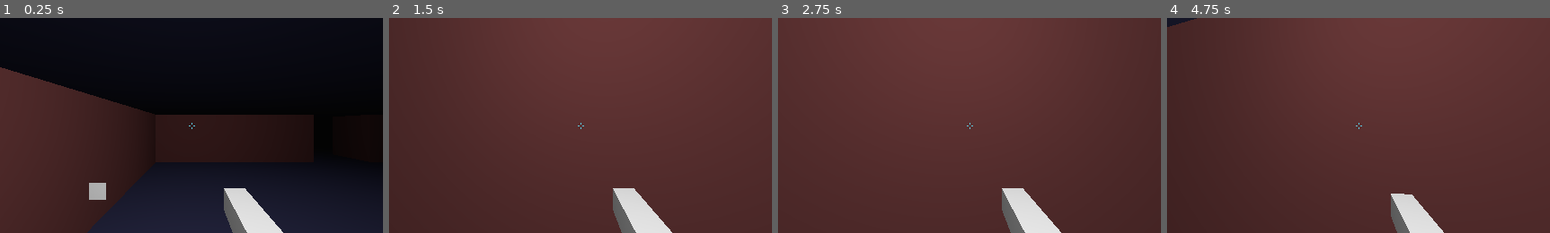
Above: before the commit, frames 1-4 (left to right).
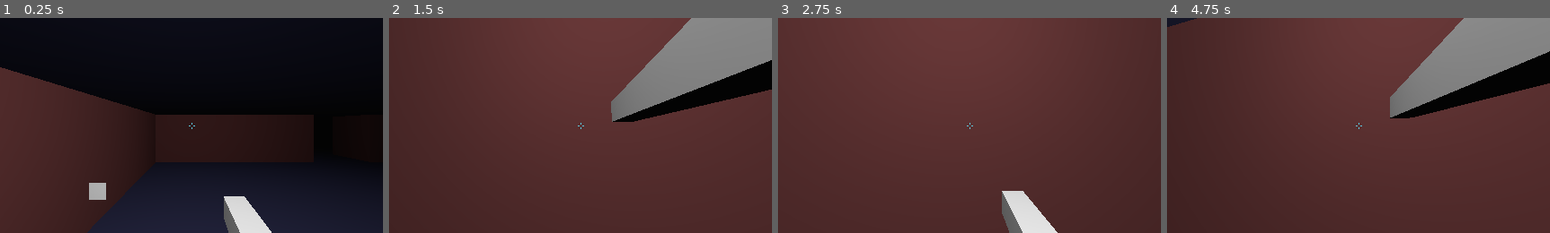
Above: after the commit, the same moments.

Repository: enumox/godot-wild-jam-4
Game: Godot game, scene res://Game.tscn
Two runs of this game, one before a commit and one after it. Both use one fixed random seed, a clock stepped at 60 frames per second and the inputs below. The engine's default icon, where the game draws it, is replaced by a stand-in: a white triangle on a blue panel in a dark square.
Inputs (mouse positions are in pixels of both pictures, inside the frame that each line leads up to):
- Up to frame 1 (0.25 s): no input
- Up to frame 2 (1.5 s): tap Enter (ui_accept) at 0.5, 0.77, 1.07 s; move the mouse to (599, 125) at 0.52 s; press the mouse at (599, 125) at 0.53 s; hold W (move_forward) from 0.53 s (still down); tap 4 (select_grenade_launcher, bound only after the commit) at 0.8, 1.35 s; move the mouse to (561, 125) at 1.27 s; release the mouse at (561, 125) at 1.28 s
- Up to frame 3 (2.75 s): keep holding W (move_forward); tap Enter (ui_accept) at 1.52, 1.82 s; tap 3 (select_machine_gun, bound only after the commit) at 1.55 s; move the mouse to (977, 121) at 2.02 s; hold 3 (select_machine_gun, bound only after the commit) from 2.03 s (still down); tap 1 (select_pistol, bound only after the commit) at 2.3 s
- Up to frame 4 (4.75 s): keep holding W (move_forward); move the mouse to (1354, 129) at 2.77 s; release 3 (select_machine_gun, bound only after the commit) at 2.78 s; tap 1 (select_pistol, bound only after the commit) at 2.85 s; tap Enter (ui_accept) at 3.02, 3.32, 3.77, 3.8, 4.07, 4.35, 4.52 s; tap 2 (select_shotgun, bound only after the commit) at 3.05 s; move the mouse to (1389, 127) at 3.52 s; hold 2 (select_shotgun, bound only after the commit) 3.53-4.28 s; move the mouse to (1327, 123) at 4.27 s; click (1327, 123) at 4.55 s

The runs differ from the first frame. In frame 1, 1.0% of the frame differs, in the area x 58-74%, y 79-100%; in frame 2, 15%, in the area x 57-100%, y 0-100%; in frame 3, 0.3%; in frame 4, 15%.

Commit message:
Weapon selection

Diff:
--- a/Game.tscn
+++ b/Game.tscn
@@ -194,85 +194,6 @@
 margin = 0.04
 points = PoolVector3Array( -2.5, 3, 12.5, 2.5, 3, -12.5, 2.5, 3, 12.5, -2.5, 3, -12.5, -2.5, -3, 12.5, 2.5, -3, -12.5,  …(280 unchanged characters)…
 
-[sub_resource type="Environment" id=7]
-
-background_mode = 0
-background_sky_custom_fov = 0.0
-background_color = Color( 0, 0, 0, 1 )
-background_energy = 1.0
-background_canvas_max_layer = 0
-ambient_light_color = Color( 0, 0, 0, 1 )
-ambient_light_energy = 1.0
-ambient_light_sky_contribution = 1.0
-fog_enabled = false
-fog_color = Color( 0.5, 0.6, 0.7, 1 )
-fog_sun_color = Color( 1, 0.9, 0.7, 1 )
-fog_sun_amount = 0.0
-fog_depth_enabled = true
-fog_depth_begin = 10.0
-fog_depth_curve = 1.0
-fog_transmit_enabled = false
-fog_transmit_curve = 1.0
-fog_height_enabled = false
-fog_height_min = 0.0
-fog_height_max = 100.0
-fog_height_curve = 1.0
-tonemap_mode = 0
-tonemap_exposure = 1.0
-tonemap_white = 1.0
-auto_exposure_enabled = false
-auto_exposure_scale = 0.4
-auto_exposure_min_luma = 0.05
-auto_exposure_max_luma = 8.0
-auto_exposure_speed = 0.5
-ss_reflections_enabled = false
-ss_reflections_max_steps = 64
-ss_reflections_fade_in = 0.15
-ss_reflections_fade_out = 2.0
-ss_reflections_depth_tolerance = 0.2
-ss_reflections_roughness = true
-ssao_enabled = false
-ssao_radius = 1.0
-ssao_intensity = 1.0
-ssao_radius2 = 0.0
-ssao_intensity2 = 1.0
-ssao_bias = 0.01
-ssao_light_affect = 0.0
-ssao_ao_channel_affect = 0.0
-ssao_color = Color( 0, 0, 0, 1 )
-ssao_quality = 0
-ssao_blur = 3
-ssao_edge_sharpness = 4.0
-dof_blur_far_enabled = false
-dof_blur_far_distance = 10.0
-dof_blur_far_transition = 5.0
-dof_blur_far_amount = 0.1
-dof_blur_far_quality = 1
-dof_blur_near_enabled = false
-dof_blur_near_distance = 2.0
-dof_blur_near_transition = 1.0
-dof_blur_near_amount = 0.1
-dof_blur_near_quality = 1
-glow_enabled = false
-glow_levels/1 = false
-glow_levels/2 = false
-glow_levels/3 = true
-glow_levels/4 = false
-glow_levels/5 = true
-glow_levels/6 = false
-glow_levels/7 = false
-glow_intensity = 0.8
-glow_strength = 1.0
-glow_bloom = 0.0
-glow_blend_mode = 2
-glow_hdr_threshold = 1.0
-glow_hdr_scale = 2.0
-glow_bicubic_upscale = false
-adjustment_enabled = false
-adjustment_brightness = 1.0
-adjustment_contrast = 1.0
-adjustment_saturation = 1.0
-
 [sub_resource type="SpatialMaterial" id=8]
 
 render_priority = 0
@@ -764,13 +685,6 @@
 move_speed = 25.0
 gravity = 5.0
 
-[node name="Camera" parent="Player" index="1"]
-environment = SubResource( 7 )
-max_rotation = null
-
-[node name="BaseWeapon" parent="Player/Camera/WeaponsManager/Hand" index="0"]
-ammo = null
-
 [node name="SpotLight" type="OmniLight" parent="Player"]
 transform = Transform( 1, 0, 0, 0, 0, 1, 0, -1, 0, 0, 3, 0 )
 layers = 1
@@ -859,6 +773,3 @@
 texture = ExtResource( 3 )
 expand = true
 stretch_mode = 0
-
-
-[editable path="Player"]
--- a/player/Player.tscn
+++ b/player/Player.tscn
@@ -1,9 +1,9 @@
-[gd_scene load_steps=8 format=2]
+[gd_scene load_steps=7 format=2]
 
 [ext_resource path="res://player/Player.gd" type="Script" id=1]
 [ext_resource path="res://player/Camera.gd" type="Script" id=2]
 [ext_resource path="res://weapons/WeaponsManager.gd" type="Script" id=3]
-[ext_resource path="res://weapons/Weapon.gd" type="Script" id=4]
+[ext_resource path="res://weapons/Shotgun.tscn" type="PackedScene" id=4]
 
 [sub_resource type="CapsuleShape" id=1]
 
@@ -11,51 +11,84 @@
 radius = 1.5
 height = 2.18199
 
-[sub_resource type="Animation" id=3]
+[sub_resource type="Environment" id=2]
 
-resource_name = "shoot"
-length = 0.3
-loop = false
-step = 0.1
-tracks/0/type = "bezier"
-tracks/0/path = NodePath(".:rotation_degrees:x")
-tracks/0/interp = 1
-tracks/0/loop_wrap = true
-tracks/0/imported = false
-tracks/0/enabled = true
-tracks/0/keys = {
-"points": PoolRealArray( 0.000843048, -0.108048, -1241.95, 0.00390975, 44.9402, -0.457729, -0.242839, -16.2225, 0.250186, 16.7133 ),
-"times": PoolRealArray( 0, 0.294534 )
-}
-tracks/1/type = "bezier"
-tracks/1/path = NodePath(".:rotation_degrees:y")
-tracks/1/interp = 1
-tracks/1/loop_wrap = true
-tracks/1/imported = false
-tracks/1/enabled = true
-tracks/1/keys = {
-"points": PoolRealArray( 0, -0.25, 0, 0.25, 0 ),
-"times": PoolRealArray( 0 )
-}
-tracks/2/type = "bezier"
-tracks/2/path = NodePath(".:rotation_degrees:z")
-tracks/2/interp = 1
-tracks/2/loop_wrap = true
-tracks/2/imported = false
-tracks/2/enabled = true
-tracks/2/keys = {
-"points": PoolRealArray( 0, -0.25, 0, 0.25, 0 ),
-"times": PoolRealArray( 0 )
-}
-
-[sub_resource type="CubeMesh" id=2]
-
-custom_aabb = AABB( 0, 0, 0, 0, 0, 0 )
-flip_faces = false
-size = Vector3( 0.2, 0.2, 2 )
-subdivide_width = 0
-subdivide_height = 0
-subdivide_depth = 0
+background_mode = 0
+background_sky_custom_fov = 0.0
+background_color = Color( 0, 0, 0, 1 )
+background_energy = 1.0
+background_canvas_max_layer = 0
+ambient_light_color = Color( 0, 0, 0, 1 )
+ambient_light_energy = 1.0
+ambient_light_sky_contribution = 1.0
+fog_enabled = false
+fog_color = Color( 0.5, 0.6, 0.7, 1 )
+fog_sun_color = Color( 1, 0.9, 0.7, 1 )
+fog_sun_amount = 0.0
+fog_depth_enabled = true
+fog_depth_begin = 10.0
+fog_depth_curve = 1.0
+fog_transmit_enabled = false
+fog_transmit_curve = 1.0
+fog_height_enabled = false
+fog_height_min = 0.0
+fog_height_max = 100.0
+fog_height_curve = 1.0
+tonemap_mode = 0
+tonemap_exposure = 1.0
+tonemap_white = 1.0
+auto_exposure_enabled = false
+auto_exposure_scale = 0.4
+auto_exposure_min_luma = 0.05
+auto_exposure_max_luma = 8.0
+auto_exposure_speed = 0.5
+ss_reflections_enabled = false
+ss_reflections_max_steps = 64
+ss_reflections_fade_in = 0.15
+ss_reflections_fade_out = 2.0
+ss_reflections_depth_tolerance = 0.2
+ss_reflections_roughness = true
+ssao_enabled = false
+ssao_radius = 1.0
+ssao_intensity = 1.0
+ssao_radius2 = 0.0
+ssao_intensity2 = 1.0
+ssao_bias = 0.01
+ssao_light_affect = 0.0
+ssao_ao_channel_affect = 0.0
+ssao_color = Color( 0, 0, 0, 1 )
+ssao_quality = 0
+ssao_blur = 3
+ssao_edge_sharpness = 4.0
+dof_blur_far_enabled = false
+dof_blur_far_distance = 10.0
+dof_blur_far_transition = 5.0
+dof_blur_far_amount = 0.1
+dof_blur_far_quality = 1
+dof_blur_near_enabled = false
+dof_blur_near_distance = 2.0
+dof_blur_near_transition = 1.0
+dof_blur_near_amount = 0.1
+dof_blur_near_quality = 1
+glow_enabled = false
+glow_levels/1 = false
+glow_levels/2 = false
+glow_levels/3 = true
+glow_levels/4 = false
+glow_levels/5 = true
+glow_levels/6 = false
+glow_levels/7 = false
+glow_intensity = 0.8
+glow_strength = 1.0
+glow_bloom = 0.0
+glow_blend_mode = 2
+glow_hdr_threshold = 1.0
+glow_hdr_scale = 2.0
+glow_bicubic_upscale = false
+adjustment_enabled = false
+adjustment_brightness = 1.0
+adjustment_contrast = 1.0
+adjustment_saturation = 1.0
 
 [node name="Player" type="KinematicBody"]
 transform = Transform( 1, 0, 0, 0, 1, 0, 0, 0, 1, 0, 2.79982, 0 )
@@ -82,7 +115,7 @@
 transform = Transform( 1, 0, 0, 0, 1, 0, 0, 0, 1, 0, 1.7036, 0 )
 keep_aspect = 1
 cull_mask = 1048575
-environment = null
+environment = SubResource( 2 )
 h_offset = 0.0
 v_offset = 0.0
 doppler_tracking = 0
@@ -110,38 +143,4 @@
 [node name="Hand" type="Spatial" parent="Camera/WeaponsManager"]
 transform = Transform( 1, 0, 0, 0, 1, 0, 0, 0, 1, 0.403497, -0.678123, 0.549766 )
 
-[node name="BaseWeapon" type="Spatial" parent="Camera/WeaponsManager/Hand"]
-transform = Transform( 1, 0, 0, 0, 0.999968, 0.0079888, 0, -0.0079888, 0.999968, 0, 0, 0 )
-script = ExtResource( 4 )
-fire_rate = 5
-ammo = 50
-
-[node name="Timer" type="Timer" parent="Camera/WeaponsManager/Hand/BaseWeapon"]
-process_mode = 1
-wait_time = 1.0
-one_shot = true
-autostart = false
-
-[node name="AnimationPlayer" type="AnimationPlayer" parent="Camera/WeaponsManager/Hand/BaseWeapon"]
-root_node = NodePath("..")
-autoplay = ""
-playback_process_mode = 1
-playback_default_blend_time = 0.0
-playback_speed = 1.0
-anims/shoot = SubResource( 3 )
-blend_times = [  ]
-
-[node name="MeshInstance" type="MeshInstance" parent="Camera/WeaponsManager/Hand/BaseWeapon"]
-transform = Transform( 1, 0, 0, 0, 1, 0, 0, 0, 1, 0, 0, -1.01022 )
-layers = 1
-material_override = null
-cast_shadow = 1
-extra_cull_margin = 0.0
-use_in_baked_light = false
-lod_min_distance = 0.0
-lod_min_hysteresis = 0.0
-lod_max_distance = 0.0
-lod_max_hysteresis = 0.0
-mesh = SubResource( 2 )
-skeleton = NodePath("..")
-material/0 = null
+[node name="Shotgun" parent="Camera/WeaponsManager/Hand" instance=ExtResource( 4 )]
--- a/project.godot
+++ b/project.godot
@@ -85,6 +85,26 @@
 "events": [ Object(InputEventMouseButton,"resource_local_to_scene":false,"resource_name":"","device":0,"alt":false,"shi …(212 unchanged characters)…
  ]
 }
+select_pistol={
+"deadzone": 0.5,
+"events": [ Object(InputEventKey,"resource_local_to_scene":false,"resource_name":"","device":0,"alt":false,"shift":false,"control":false,"meta":false,"command":false,"pressed":false,"scancode":49,"unicode":0,"echo":false,"script":null)
+ ]
+}
+select_machine_gun={
+"deadzone": 0.5,
+"events": [ Object(InputEventKey,"resource_local_to_scene":false,"resource_name":"","device":0,"alt":false,"shift":false,"control":false,"meta":false,"command":false,"pressed":false,"scancode":51,"unicode":0,"echo":false,"script":null)
+ ]
+}
+select_grenade_launcher={
+"deadzone": 0.5,
+"events": [ Object(InputEventKey,"resource_local_to_scene":false,"resource_name":"","device":0,"alt":false,"shift":false,"control":false,"meta":false,"command":false,"pressed":false,"scancode":52,"unicode":0,"echo":false,"script":null)
+ ]
+}
+select_shotgun={
+"deadzone": 0.5,
+"events": [ Object(InputEventKey,"resource_local_to_scene":false,"resource_name":"","device":0,"alt":false,"shift":false,"control":false,"meta":false,"command":false,"pressed":false,"scancode":50,"unicode":0,"echo":false,"script":null)
+ ]
+}
 
 [rendering]
 
--- /dev/null
+++ b/weapons/BaseWeapon.tscn
@@ -0,0 +1,163 @@
+[gd_scene load_steps=6 format=2]
+
+[ext_resource path="res://weapons/Weapon.gd" type="Script" id=1]
+
+[sub_resource type="Animation" id=4]
+
+resource_name = "drop"
+length = 0.2
+loop = false
+step = 0.1
+tracks/0/type = "bezier"
+tracks/0/path = NodePath("MeshInstance:translation:x")
+tracks/0/interp = 1
+tracks/0/loop_wrap = true
+tracks/0/imported = false
+tracks/0/enabled = true
+tracks/0/keys = {
+"points": PoolRealArray( 0, -0.25, 0, 0.25, 0 ),
+"times": PoolRealArray( 0 )
+}
+tracks/1/type = "bezier"
+tracks/1/path = NodePath("MeshInstance:translation:y")
+tracks/1/interp = 1
+tracks/1/loop_wrap = true
+tracks/1/imported = false
+tracks/1/enabled = true
+tracks/1/keys = {
+"points": PoolRealArray( -0.0251582, -0.25, 0, 0.00704108, 0.624413, -0.828591, -0.0819326, 0.475677, 0.175521, -0.286524 ),
+"times": PoolRealArray( 0, 0.19395 )
+}
+tracks/2/type = "bezier"
+tracks/2/path = NodePath("MeshInstance:translation:z")
+tracks/2/interp = 1
+tracks/2/loop_wrap = true
+tracks/2/imported = false
+tracks/2/enabled = true
+tracks/2/keys = {
+"points": PoolRealArray( -1.01, -0.25, 0, 0.25, 0 ),
+"times": PoolRealArray( 0 )
+}
+
+[sub_resource type="Animation" id=1]
+
+resource_name = "pickup"
+length = 0.5
+loop = false
+step = 0.1
+tracks/0/type = "bezier"
+tracks/0/path = NodePath("MeshInstance:translation:x")
+tracks/0/interp = 1
+tracks/0/loop_wrap = true
+tracks/0/imported = false
+tracks/0/enabled = true
+tracks/0/keys = {
+"points": PoolRealArray( 0, -0.25, 0, 0.25, 0 ),
+"times": PoolRealArray( 0 )
+}
+tracks/1/type = "bezier"
+tracks/1/path = NodePath("MeshInstance:translation:y")
+tracks/1/interp = 1
+tracks/1/loop_wrap = true
+tracks/1/imported = false
+tracks/1/enabled = true
+tracks/1/keys = {
+"points": PoolRealArray( -1, -0.25, 0, 0.12738, -0.094383, -0.0251582, -0.380219, 0.377373, 0.25, 0 ),
+"times": PoolRealArray( 0, 0.499277 )
+}
+tracks/2/type = "bezier"
+tracks/2/path = NodePath("MeshInstance:translation:z")
+tracks/2/interp = 1
+tracks/2/loop_wrap = true
+tracks/2/imported = false
+tracks/2/enabled = true
+tracks/2/keys = {
+"points": PoolRealArray( -1.01, -0.25, 0, 0.25, 0 ),
+"times": PoolRealArray( 0 )
+}
+
+[sub_resource type="Animation" id=5]
+
+resource_name = "shoot"
+length = 0.3
+loop = false
+step = 0.1
+tracks/0/type = "bezier"
+tracks/0/path = NodePath(".:rotation_degrees:x")
+tracks/0/interp = 1
+tracks/0/loop_wrap = true
+tracks/0/imported = false
+tracks/0/enabled = true
+tracks/0/keys = {
+"points": PoolRealArray( 0.000843048, -0.108048, -1241.95, 0.00390975, 44.9402, -0.457729, -0.242839, -16.2225, 0.250186, 16.7133 ),
+"times": PoolRealArray( 0, 0.294534 )
+}
+tracks/1/type = "bezier"
+tracks/1/path = NodePath(".:rotation_degrees:y")
+tracks/1/interp = 1
+tracks/1/loop_wrap = true
+tracks/1/imported = false
+tracks/1/enabled = true
+tracks/1/keys = {
+"points": PoolRealArray( 0, -0.25, 0, 0.25, 0 ),
+"times": PoolRealArray( 0 )
+}
+tracks/2/type = "bezier"
+tracks/2/path = NodePath(".:rotation_degrees:z")
+tracks/2/interp = 1
+tracks/2/loop_wrap = true
+tracks/2/imported = false
+tracks/2/enabled = true
+tracks/2/keys = {
+"points": PoolRealArray( 0, -0.25, 0, 0.25, 0 ),
+"times": PoolRealArray( 0 )
+}
+
+[sub_resource type="CubeMesh" id=3]
+
+custom_aabb = AABB( 0, 0, 0, 0, 0, 0 )
+flip_faces = false
+size = Vector3( 0.2, 0.2, 2 )
+subdivide_width = 0
+subdivide_height = 0
+subdivide_depth = 0
+
+[node name="BaseWeapon" type="Spatial"]
+transform = Transform( 1, 0, 0, 0, 0.999968, 0.0079888, 0, -0.0079888, 0.999968, 0, 0, 0 )
+script = ExtResource( 1 )
+fire_rate = 5
+ammo = 50
+damage = null
+selection_index = 0
+
+[node name="Timer" type="Timer" parent="."]
+process_mode = 1
+wait_time = 1.0
+one_shot = true
+autostart = false
+
+[node name="AnimationPlayer" type="AnimationPlayer" parent="."]
+root_node = NodePath("..")
+autoplay = ""
+playback_process_mode = 1
+playback_default_blend_time = 0.0
+playback_speed = 1.0
+anims/drop = SubResource( 4 )
+anims/pickup = SubResource( 1 )
+anims/shoot = SubResource( 5 )
+blend_times = [  ]
+
+[node name="MeshInstance" type="MeshInstance" parent="."]
+transform = Transform( 1, 0, 0, 0, 1, 0, 0, 0, 1, 0, 0.924916, -1.01 )
+layers = 1
+material_override = null
+cast_shadow = 1
+extra_cull_margin = 0.0
+use_in_baked_light = false
+lod_min_distance = 0.0
+lod_min_hysteresis = 0.0
+lod_max_distance = 0.0
+lod_max_hysteresis = 0.0
+mesh = SubResource( 3 )
+skeleton = NodePath("..")
+material/0 = null
--- /dev/null
+++ b/weapons/Shotgun.tscn
@@ -0,0 +1,9 @@
+[gd_scene load_steps=2 format=2]
+
+[ext_resource path="res://weapons/BaseWeapon.tscn" type="PackedScene" id=1]
+
+[node name="Shotgun" instance=ExtResource( 1 )]
+transform = Transform( 1, 0, 0, 0, 0.999968, 0.00798879, 0, -0.00798879, 0.999968, 0, 0, 0 )
+fire_rate = 2
+damage = 15.0
+selection_index = 1
--- a/weapons/Weapon.gd
+++ b/weapons/Weapon.gd
@@ -3,6 +3,8 @@
 
 export(int, 1, 10) var fire_rate : int = 1
 export var ammo : int = 15
+export var damage : float = 5.0
+export(int, 0, 3) var selection_index : = 0
 
 onready var timer : = $Timer as Timer
 onready var animation : = $AnimationPlayer as AnimationPlayer
@@ -14,6 +16,16 @@
 
 func _ready() -> void:
 	timer.wait_time = 1.0 / fire_rate
+	connect('tree_entered', self, '_on_tree_entered')
+	connect('tree_exiting', self, '_on_tree_exiting')
+	animation.play('pickup')
+
+func _on_tree_entered() -> void:
+	animation.play('pickup')
+
+func drop() -> void:
+	animation.play('drop')
+	yield(animation, 'animation_finished')
 
 func _process(delta : float) -> void:
 	if Input.is_action_pressed('shoot') and timer.is_stopped() and ammo > 0:
--- a/weapons/WeaponsManager.gd
+++ b/weapons/WeaponsManager.gd
@@ -4,5 +4,45 @@
 onready var aim : = $Aim as RayCast
 onready var hand : = $Hand
 
+var selected_index : int = 0
+var weapons = [
+	null,
+	null,
+	null,
+	null
+]
+
 func _ready() -> void:
-	hand.get_child(0).initialize(aim)
+	var initial_weapon = hand.get_child(0) as Weapon
+	initial_weapon.initialize(aim)
+	selected_index = initial_weapon.selection_index
+	weapons[selected_index] = initial_weapon
+
+func _process(delta : float) -> void:
+	if Input.is_action_just_pressed('ui_accept'):
+		add_weapon(load("res://weapons/Shotgun.tscn"))
+
+	if Input.is_action_pressed('select_pistol'):
+		switch_weapon(0)
+	elif Input.is_action_pressed('select_shotgun'):
+		switch_weapon(1)
+	elif Input.is_action_pressed('select_machine_gun'):
+		switch_weapon(2)
+	elif Input.is_action_pressed('select_grenade_launcher'):
+		switch_weapon(3)
+
+func add_weapon(weapon) -> void:
+	var new_weapon = weapon.instance()
+	new_weapon.initialize(aim)
+	weapons[new_weapon.selection_index] = new_weapon
+	yield(hand.get_child(0).drop(), 'completed')
+	hand.remove_child(hand.get_child(0))
+	hand.add_child(new_weapon)
+
+func switch_weapon(index : int) -> void:
+	if weapons[index] == null or index == selected_index:
+		return
+	selected_index = index
+	yield(hand.get_child(0).drop(), 'completed')
+	hand.remove_child(hand.get_child(0))
+	hand.add_child(weapons[index])
Not shown: 1 places in Game.tscn that only renumber resources
Not shown, changed: .gitignore
